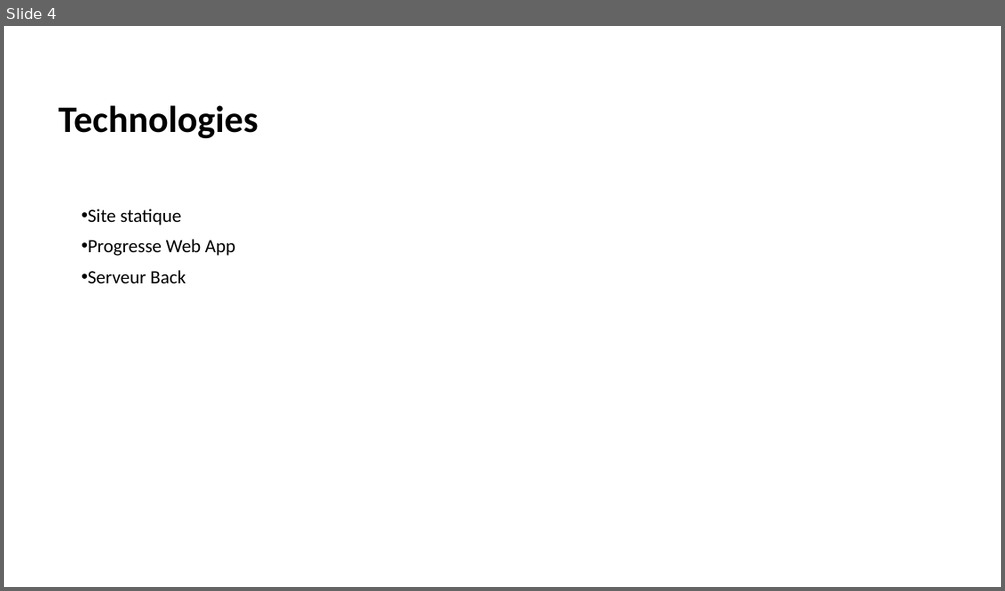
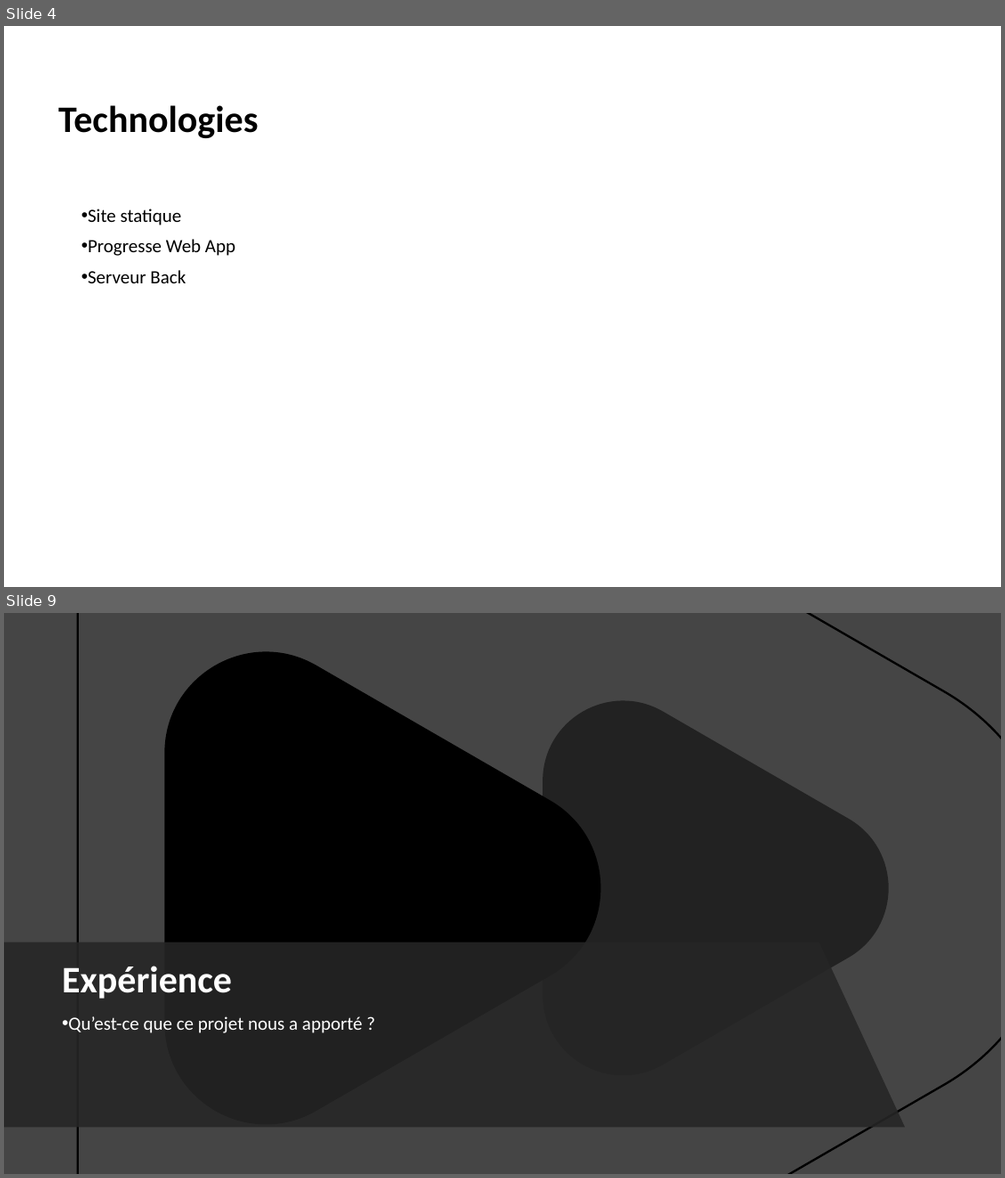
Before and after one commit to Mohamed13/CanIGoOut, a slide deck: Document/Powerpoint - Présentation finale.pptx. Shown one above the other, each under a label of ours: slide 4 before the commit, slides 4 and 9 after it; the slides between them are not shown. The pictures are 1005x591 and 1005x1178 pixels, drawn with LibreOffice and Linux fonts; fonts in the diff are those of the drawing; background and template pictures are left out. Boxes give left, top, right and bottom in pixels: in the first picture for what was removed or moved away, otherwise in the second. Text is boxed around its words. In the diff, an @@ line names an element or a change of style, - is before the commit and + after.

```diff
--- a/Document/Powerpoint - Présentation finale.pptx
+++ b/Document/Powerpoint - Présentation finale.pptx
@@ slide 9 added at <box>4,613,1001,1174</box>, background picture (left out) @@
@@ freeform shape added at <box>78,613,1001,1174</box>, outline #000000 2 pt @@
@@ freeform shape added at <box>165,652,600,1125</box>, fill #000000 @@
@@ freeform shape added at <box>542,700,889,1075</box>, fill #000000 at 50% opacity @@
@@ freeform shape added at <box>4,942,905,1127</box>, fill #262626 at 88% opacity @@
@@ title added at <box>62,965,232,998</box>, 36 pt, text #FFFFFF, bold @@
+Expérience
@@ text added at <box>68,1016,363,1033</box>, 18 pt, text #FFFFFF @@
+• Qu’est-ce que ce projet nous a apporté ?
```
Also in this commit, not shown: 6 other slides added.
